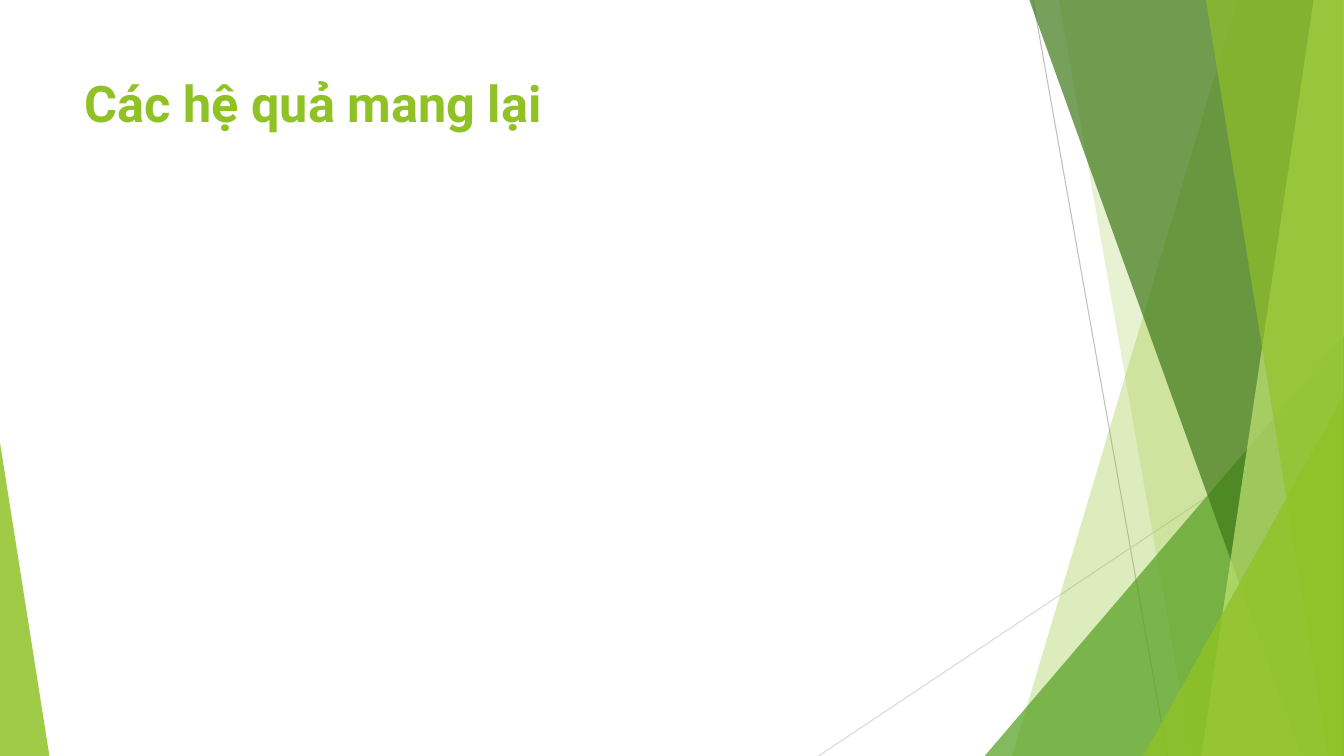
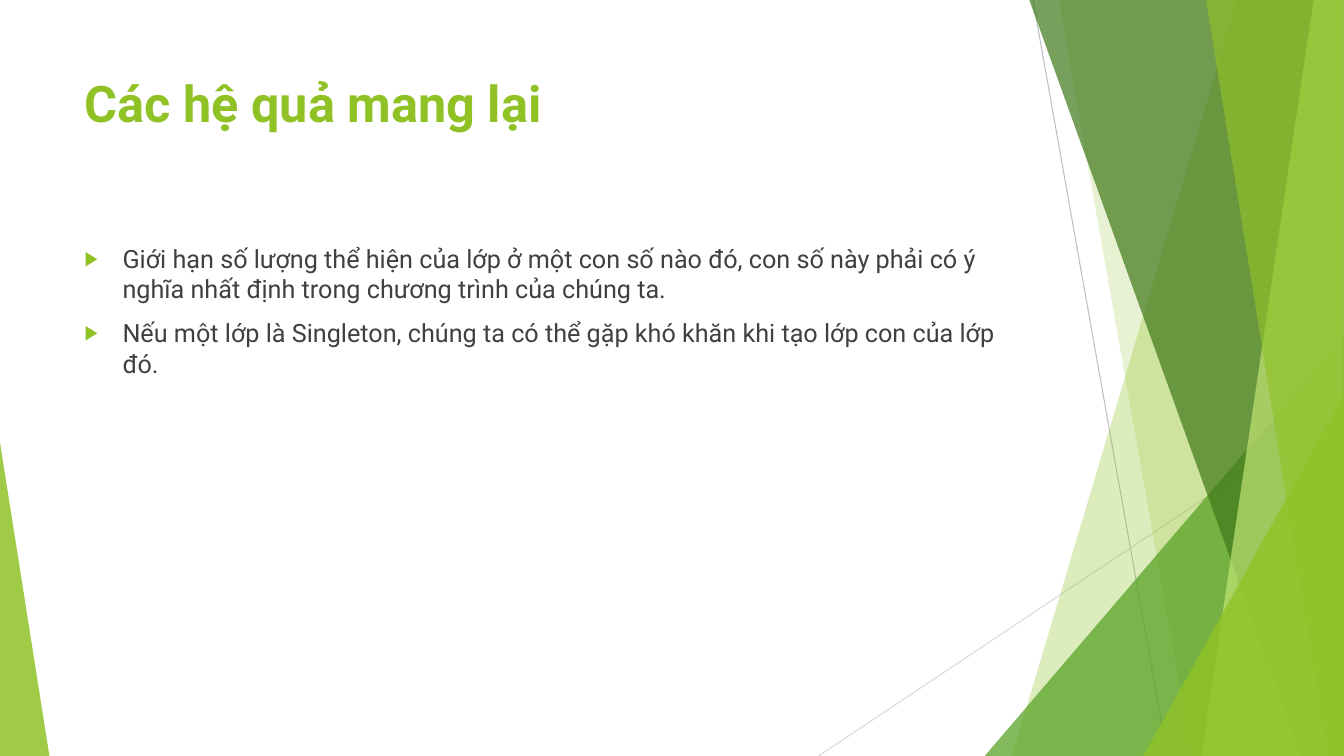
Before and after one commit to ChrisJamison/design_pattern, a slide deck: slide 8 of Báo cáo cuối kỳ/5. Singleton/Slide.pptx. Drawn at 1344x756 pixels with LibreOffice and Linux fonts; fonts in the diff are those of the drawing. Boxes give left, top, right and bottom in pixels: in the first picture for what was removed or moved away, otherwise in the second. Text is boxed around its words. In the diff, an @@ line names an element or a change of style, - is before the commit and + after.

Commit message:
Update hoàn chỉnh slide + báo cáo chưa có demo

```diff
--- a/Báo cáo cuối kỳ/5. Singleton/Slide.pptx
+++ b/Báo cáo cuối kỳ/5. Singleton/Slide.pptx
@@ text added at (123,247,995,374), 18 pt, text #404040 @@
+▶ Giới hạn số lượng thể hiện của lớp ở một con số nào đó, con số này phải có ý nghĩa nhất định trong chương trình của chúng ta.
+▶ Nếu một lớp là Singleton, chúng ta có thể gặp khó khăn khi tạo lớp con của lớp đó.
```
Also in this commit, not shown: 1 other file.
